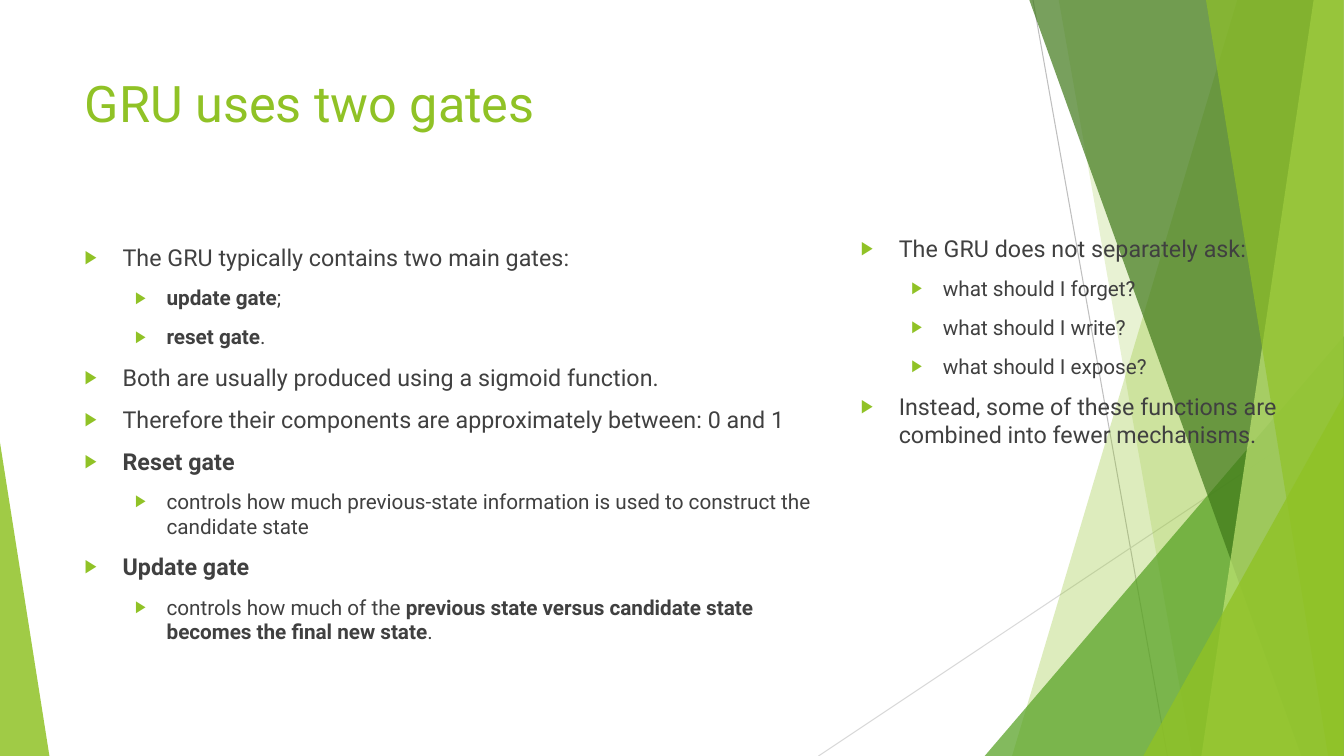
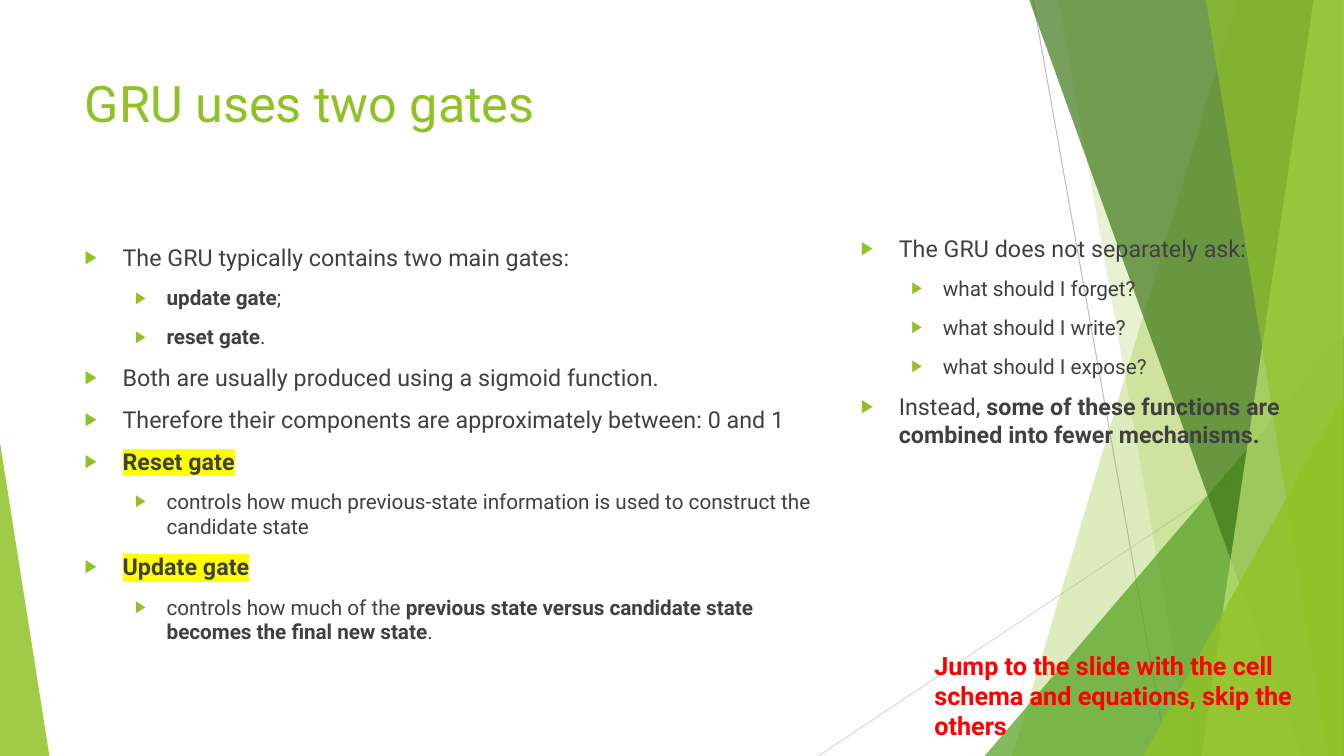
Before and after one commit to FranzGH/timeseries, a slide deck: slide 153 of Slides/04 Recurrent NNs.pptx (slide 154 before the commit). Drawn at 1344x756 pixels with LibreOffice and Linux fonts; fonts in the diff are those of the drawing. Boxes give left, top, right and bottom in pixels: in the first picture for what was removed or moved away, otherwise in the second. Text is boxed around its words. In the diff, an @@ line names an element or a change of style, - is before the commit and + after.

```diff
--- a/Slides/04 Recurrent NNs.pptx
+++ b/Slides/04 Recurrent NNs.pptx
@@ text at box(899, 394, 1279, 449): bold on in "some of these functions are combined into ..." @@
@@ text at box(123, 453, 249, 580): highlight none to #FFFF00 in "Reset gate", "Update gate" @@
@@ text added at box(934, 652, 1292, 741), 18 pt, text #FF0000, bold @@
+Jump to the slide with the cell schema and equations, skip the others
```
Also in this commit, not shown: 130 other slides changed, 1 slide removed.
